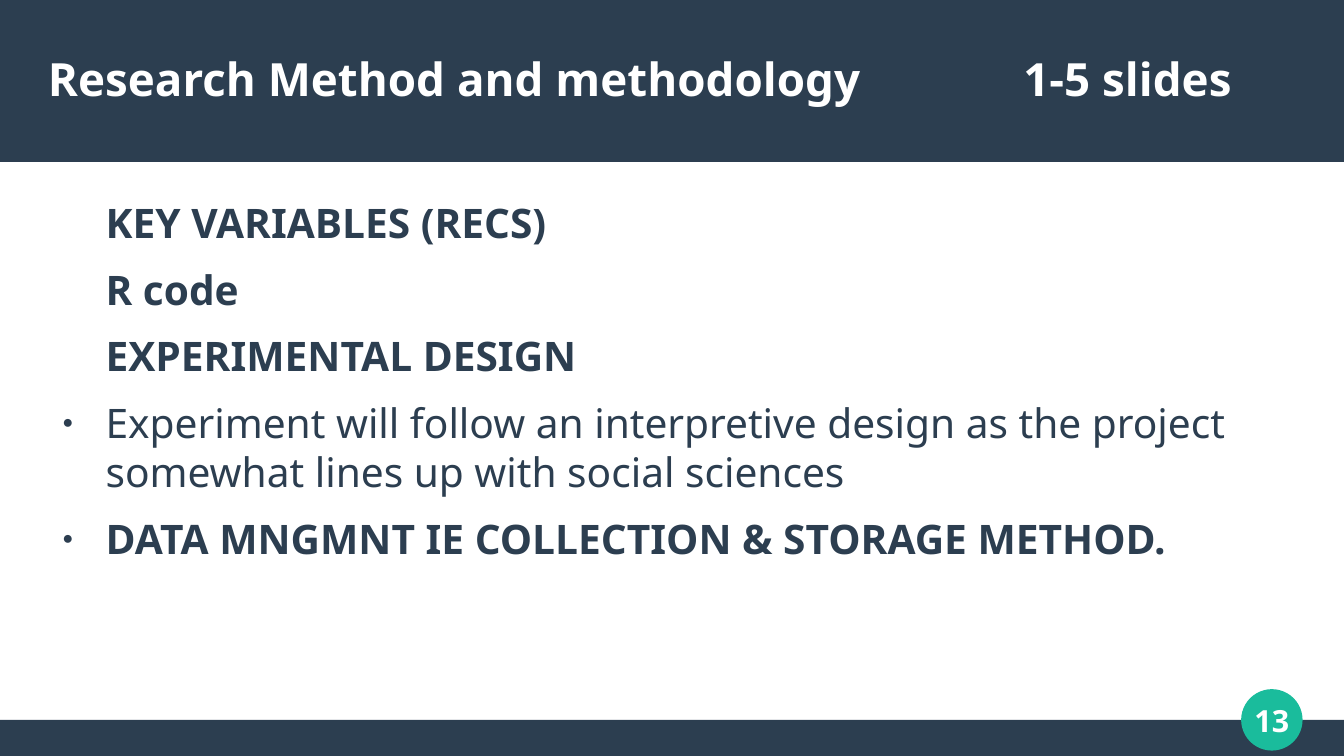
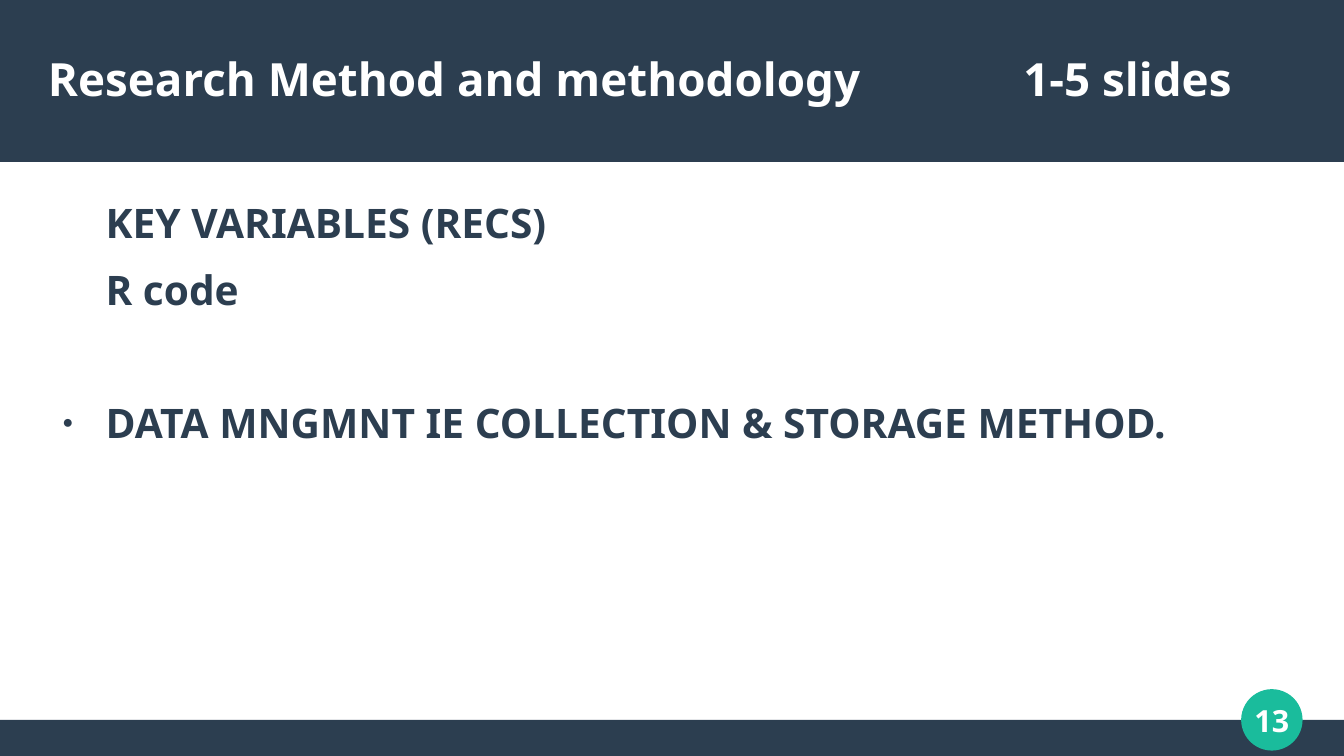
Before and after one commit to dannydaley/myUniSocial, a slide deck: slide 13 of Documentation/COMP320 PRESENTATION.odp. Drawn at 1344x756 pixels with LibreOffice and Linux fonts; fonts in the diff are those of the drawing. Boxes give left, top, right and bottom in pixels: in the first picture for what was removed or moved away, otherwise in the second. Text is boxed around its words. In the diff, an @@ line names an element or a change of style, - is before the commit and + after.

```diff
--- a/Documentation/COMP320 PRESENTATION.odp
+++ b/Documentation/COMP320 PRESENTATION.odp
@@ text at [106,341,1225,497]: paragraphs removed @@
-EXPERIMENTAL DESIGN
-● Experiment will follow an interpretive design as the project somewhat lines up with social sciences
```
Also in this commit, not shown: 8 other slides changed, 1 slide added, 1 slide removed, 1 other file.
